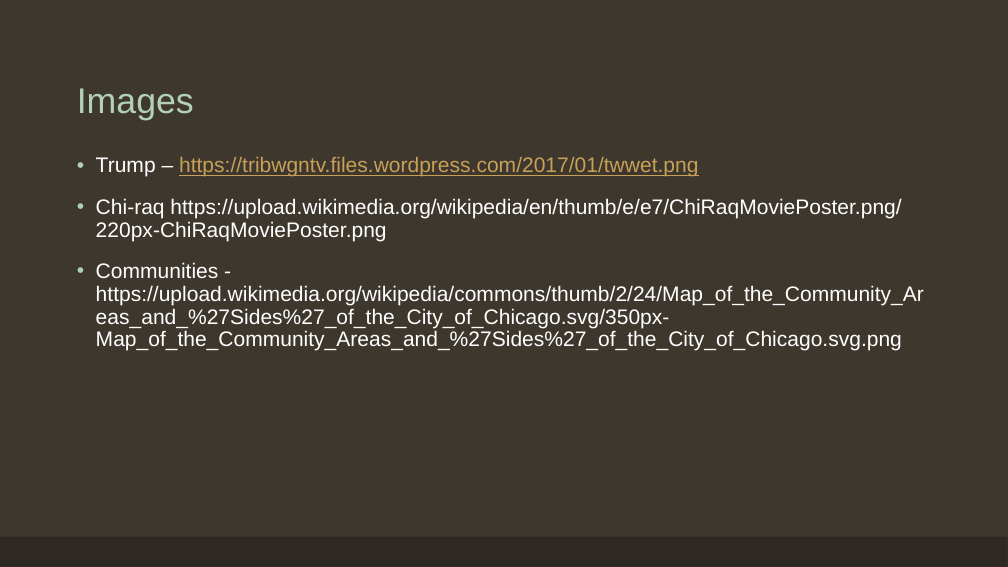
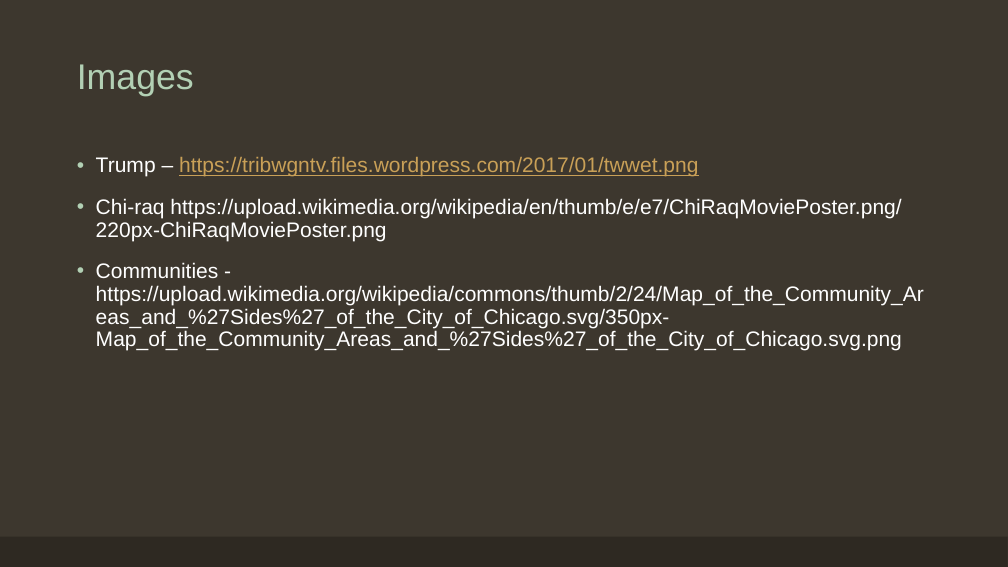
Before and after one commit to EEPlei/Americas-Warzone-Class-Project, a slide deck: slide 4 of Slides/final_slides.pptx. Drawn at 1008x567 pixels with LibreOffice and Linux fonts; fonts in the diff are those of the drawing. Boxes give left, top, right and bottom in pixels: in the first picture for what was removed or moved away, otherwise in the second. Text is boxed around its words. In the diff, an @@ line names an element or a change of style, - is before the commit and + after.

```diff
--- a/Slides/final_slides.pptx
+++ b/Slides/final_slides.pptx
@@ title "Images": place and size @@
-title "Images" at box(77, 88, 194, 120)
+title "Images" at box(77, 64, 194, 96)
```
Also in this commit, not shown: 3 other slides changed, 6 slides added, 2 slides removed.
